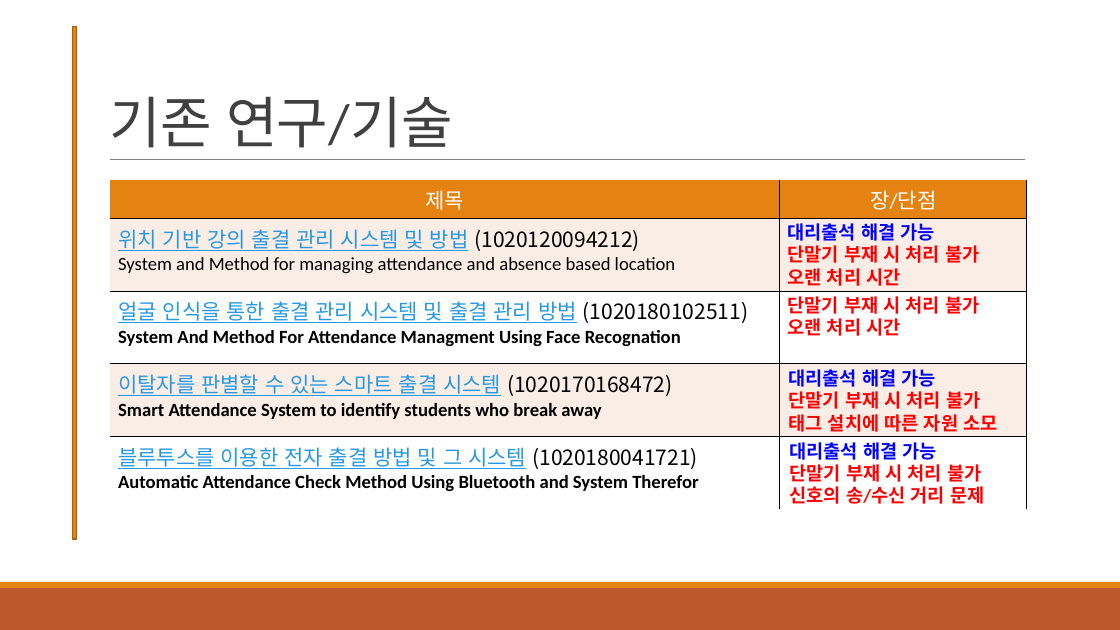
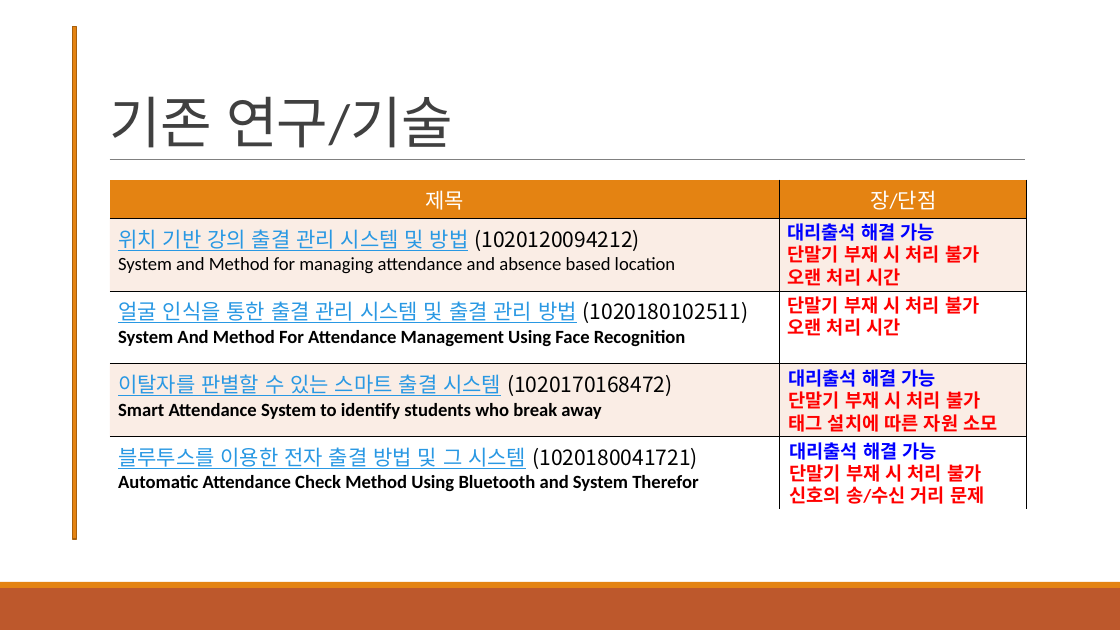
Before and after one commit to Johyeonje/Capstone, a slide deck: slide 3 of 중간점검 보고서/4조_최종발표PPT(수정본).pptx. Drawn at 1120x630 pixels with LibreOffice and Linux fonts; fonts in the diff are those of the drawing. Boxes give left, top, right and bottom in pixels: in the first picture for what was removed or moved away, otherwise in the second. Text is boxed around its words. In the diff, an @@ line names an element or a change of style, - is before the commit and + after.

```diff
--- a/중간점검 보고서/4조_최종발표PPT(수정본).pptx
+++ b/중간점검 보고서/4조_최종발표PPT(수정본).pptx
@@ table at (110, 180, 1028, 509) @@
-row 3, column 1: 얼굴 인식을 통한 출결 관리 시스템 및 출결 관리 방법 (1020180102511) / System And Method For Attendance Managment Using Face Recognation
+row 3, column 1: 얼굴 인식을 통한 출결 관리 시스템 및 출결 관리 방법 (1020180102511) / System And Method For Attendance Management Using Face Recognition
```
Also in this commit, not shown: 4 other slides changed, 1 slide added, 4 other files.
